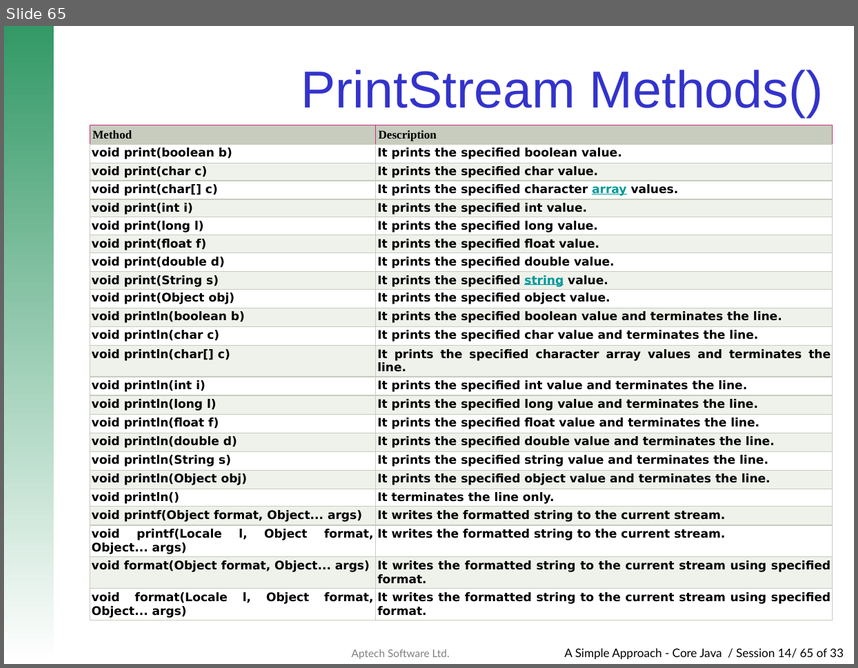
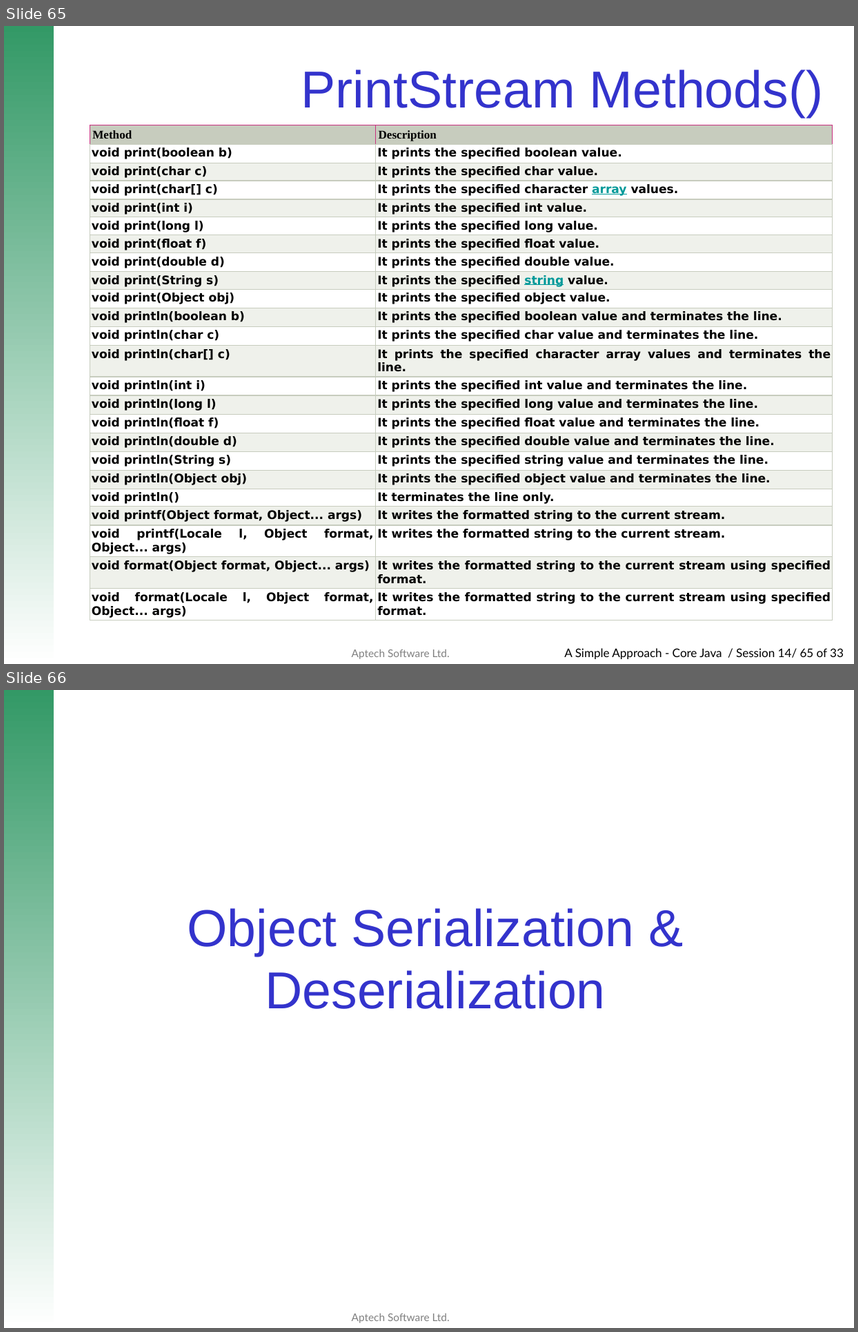
Before and after one commit to Neeti29/Java-Programs, a slide deck: IOPackage.pptx. Shown one above the other, each under a label of ours: slide 65 before the commit, slides 65 and 66 after it. The pictures are 858x668 and 858x1332 pixels, drawn with LibreOffice and Linux fonts; fonts in the diff are those of the drawing; background and template pictures are left out. Boxes give left, top, right and bottom in pixels: in the first picture for what was removed or moved away, otherwise in the second. Text is boxed around its words. In the diff, an @@ line names an element or a change of style, - is before the commit and + after.

```diff
--- a/IOPackage.pptx
+++ b/IOPackage.pptx
@@ slide 66 added at (4,690,854,1328), background #FFFFFF; not listed: 2 template elements that a slide beside it also shows @@
@@ title added at (187,908,634,1009), 44 pt, text #3333CC @@
+Object Serialization & Deserialization
```
Also in this commit, not shown: 17 other slides added, 1 other file.
